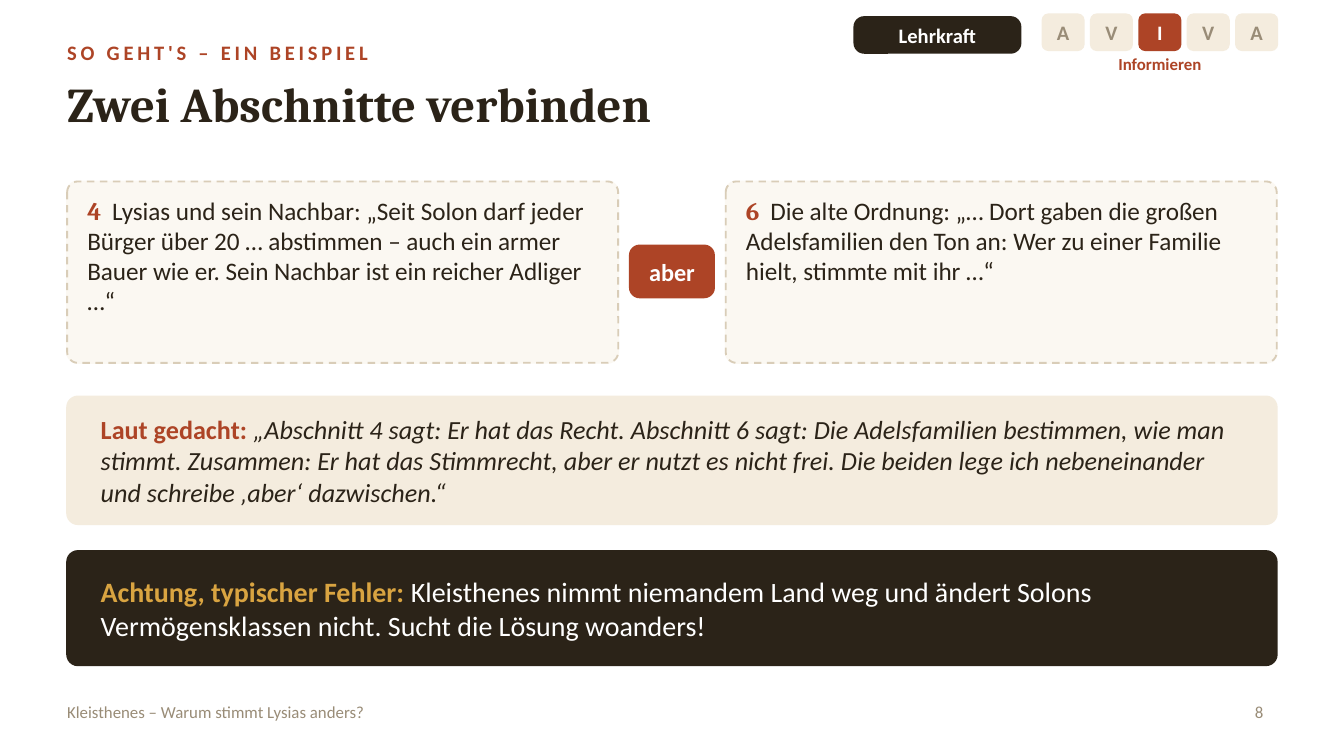
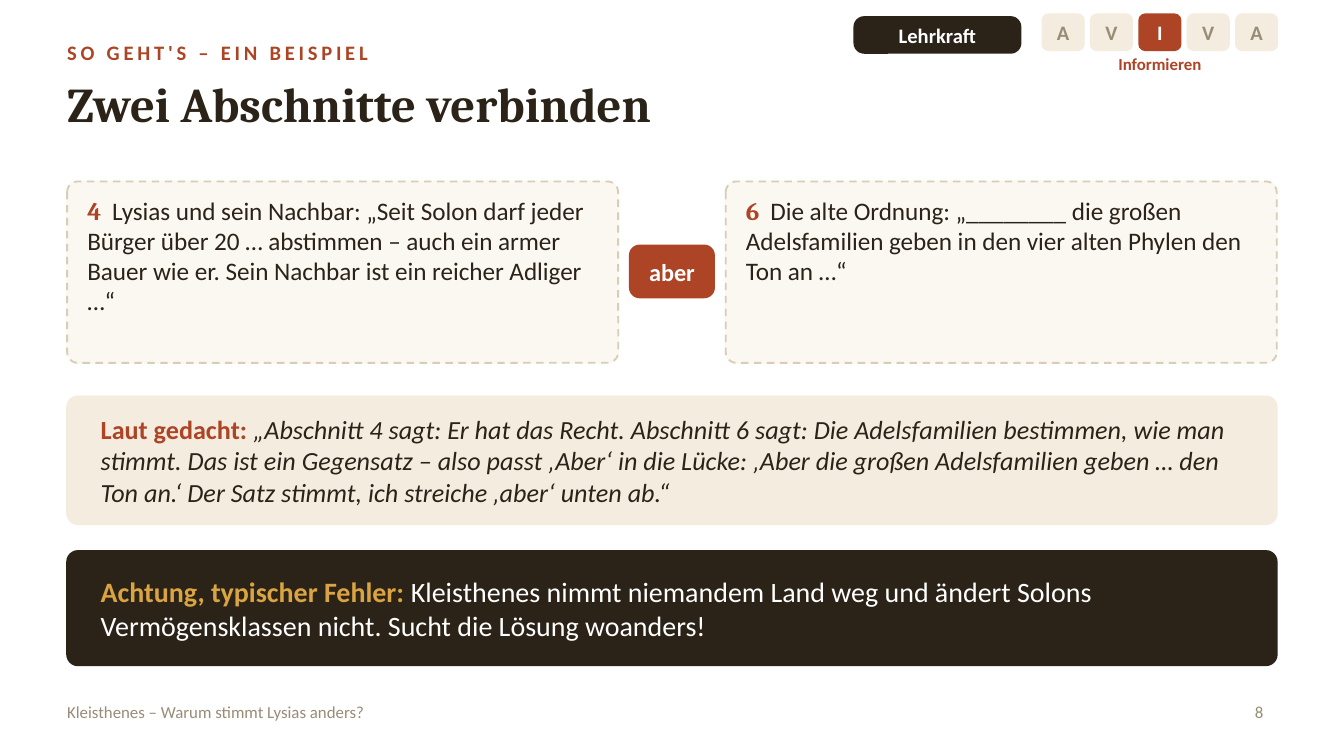
Before and after one commit to golzkonstantin-gif/Schule, a slide deck: slide 8 of Geschichte_11/Stunde_Kleisthenes/Folien_Kleisthenes.pptx. Drawn at 1344x756 pixels with LibreOffice and Linux fonts; fonts in the diff are those of the drawing. Boxes give left, top, right and bottom in pixels: in the first picture for what was removed or moved away, otherwise in the second. Text is boxed around its words. In the diff, an @@ line names an element or a change of style, - is before the commit and + after.

```diff
--- a/Geschichte_11/Stunde_Kleisthenes/Folien_Kleisthenes.pptx
+++ b/Geschichte_11/Stunde_Kleisthenes/Folien_Kleisthenes.pptx
@@ text at bbox=[746, 202, 1241, 280]: text changed @@
-6 Die alte Ordnung: „… Dort gaben die großen Adelsfamilien den Ton an: Wer zu einer Familie hielt, stimmte mit ihr …“
+6 Die alte Ordnung: „________ die großen Adelsfamilien geben in den vier alten Phylen den Ton an …“
@@ text at bbox=[101, 420, 1225, 505]: text changed @@
-Laut gedacht: „Abschnitt 4 sagt: Er hat das Recht. Abschnitt 6 sagt: Die Adelsfamilien bestimmen, wie man stimmt. Zusammen: Er hat das Stimmrecht, aber er nutzt es nicht frei. Die beiden lege ich nebeneinander und schreibe ‚aber‘ dazwischen.“
+Laut gedacht: „Abschnitt 4 sagt: Er hat das Recht. Abschnitt 6 sagt: Die Adelsfamilien bestimmen, wie man stimmt. Das ist ein Gegensatz – also passt ‚Aber‘ in die Lücke: ‚Aber die großen Adelsfamilien geben … den Ton an.‘ Der Satz stimmt, ich streiche ‚aber‘ unten ab.“
```
Also in this commit, not shown: 2 other slides changed, 11 other files.
